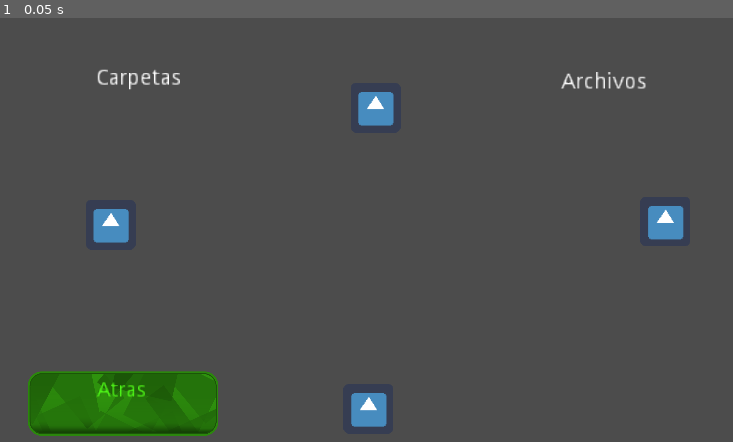
Above: before the commit, frame 1.
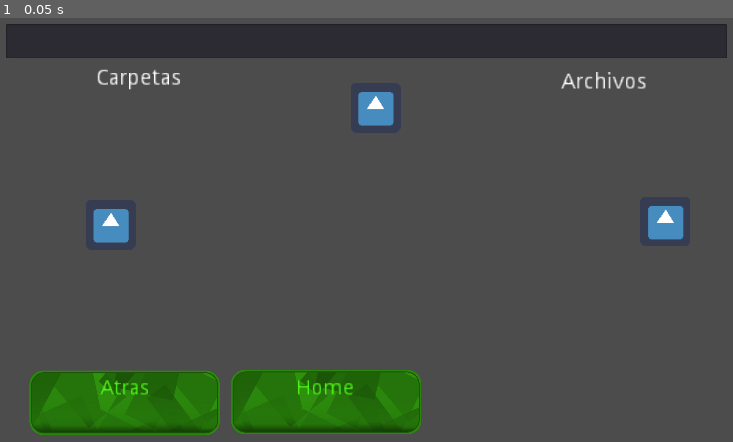
Above: after the commit, the same moment.

Repository: dhigueraf/Reader
Game: Godot game, scene res://Ecenas/Scene.tscn
Two runs of this game, one before a commit and one after it. Both use one fixed random seed, a clock stepped at 60 frames per second and the inputs below. The engine's default icon, where the game draws it, is replaced by a stand-in: a white triangle on a blue panel in a dark square.
Inputs:
- Up to frame 1 (0.05 s): no input

The runs differ from the first frame. In frame 1, 12% of the frame differs, in the area x 0-100%, y 1-99%.

Commit message:
ADD fix back button

Diff:
--- a/Ecenas/Scene.tscn
+++ b/Ecenas/Scene.tscn
@@ -69,35 +69,74 @@
 [node name="VBoxContainer" type="VBoxContainer" parent="CanvasLayer/Controller/ContainerArchivos"]
 alignment = 1
 
-[node name="TextureButton" type="TextureButton" parent="CanvasLayer/Controller"]
+[node name="BtnBack" type="TextureButton" parent="CanvasLayer/Controller"]
 modulate = Color( 0.309804, 0.980392, 0.0901961, 1 )
 anchor_left = 0.059
 anchor_top = 0.763
 anchor_right = 0.297
 anchor_bottom = 0.901
-margin_left = -0.416004
-margin_top = 0.199982
-margin_right = 517.872
-margin_bottom = 176.4
+margin_left = -589.416
+margin_top = -64.8
+margin_right = -71.128
+margin_bottom = 111.4
 rect_scale = Vector2( 0.32, 0.32 )
+rect_pivot_offset = Vector2( 868.75, 93.75 )
 texture_normal = ExtResource( 3 )
 texture_pressed = ExtResource( 4 )
-stretch_mode = 4
 
-[node name="Label" type="Label" parent="CanvasLayer/Controller/TextureButton"]
+[node name="Label" type="Label" parent="CanvasLayer/Controller/BtnBack"]
 anchor_left = 0.033
 anchor_top = 0.12
 anchor_right = 0.97
 anchor_bottom = 0.903
-margin_left = -6.146
-margin_top = -0.0800018
-margin_right = -600.14
-margin_bottom = -168.877
+margin_left = 0.63525
+margin_top = 0.95125
+margin_right = -593.359
+margin_bottom = -168.846
 rect_scale = Vector2( 6, 6 )
 text = "Atras
 "
 align = 1
 valign = 1
+
+[node name="BtnHome" type="TextureButton" parent="CanvasLayer/Controller"]
+modulate = Color( 0.309804, 0.980392, 0.0901961, 1 )
+anchor_left = 0.059
+anchor_top = 0.763
+anchor_right = 0.297
+anchor_bottom = 0.901
+margin_left = -331.416
+margin_top = -65.8
+margin_right = 186.872
+margin_bottom = 110.4
+rect_scale = Vector2( 0.32, 0.32 )
+rect_pivot_offset = Vector2( 868.75, 93.75 )
+texture_normal = ExtResource( 3 )
+texture_pressed = ExtResource( 4 )
+
+[node name="Label" type="Label" parent="CanvasLayer/Controller/BtnHome"]
+anchor_left = 0.033
+anchor_top = 0.12
+anchor_right = 0.97
+anchor_bottom = 0.903
+margin_left = -5.61475
+margin_top = 4.07625
+margin_right = -599.609
+margin_bottom = -165.721
+rect_scale = Vector2( 6, 6 )
+text = "Home
+"
+align = 1
+valign = 1
+
+[node name="FileRute" type="TextEdit" parent="CanvasLayer/Controller"]
+anchor_left = 0.031
+anchor_top = 0.022
+anchor_right = 0.933
+anchor_bottom = 0.095
+margin_left = 0.255999
+margin_top = -0.200001
+margin_right = -0.392029
 
 [node name="Icon" type="Sprite" parent="."]
 position = Vector2( 166, 270 )
@@ -115,4 +154,5 @@
 position = Vector2( 876, 266 )
 texture = ExtResource( 1 )
 
-[connection signal="pressed" from="CanvasLayer/Controller/TextureButton" to="CanvasLayer/Controller" method="_on_TextureButton_pressed"]
+[connection signal="pressed" from="CanvasLayer/Controller/BtnBack" to="CanvasLayer/Controller" method="_on_BtnBack_pressed"]
+[connection signal="pressed" from="CanvasLayer/Controller/BtnHome" to="CanvasLayer/Controller" method="_on_BtnHome_pressed"]
--- a/Scripts/FoldersLoader.gd
+++ b/Scripts/FoldersLoader.gd
@@ -4,6 +4,7 @@
 onready var listoffiles = []
 export var discartednames= [".",".."]
 export var formatsallowed = ["doc","docx","ppt","pptx","xls","xls","odt","pdf","webm","mp4","mkv","png","jpg","jpeg"]
+var history = []
 var basedir =""
 var currentdir = ""
 var previusdir = ""
@@ -11,20 +12,24 @@
 func opendir(dir):
 	previusdir = currentdir
 	currentdir = dir
-
+	history.append(previusdir)
 	cleanContainers()
 	iteratedirectorys(currentdir)
 
+	#print(history)
+
 func openfile(dir,filename):
-	print("dir and name")
-	print(dir)
-	print(filename)
-	OS.shell_open(str("file://", dir + "/" + filename ) )
+	#print("dir and name")
+	#print(dir)
+	#print(filename)
+	#$FileRute.text = str("file://", dir + "/" + filename )
+	$FileRute.text = str(dir + "/" + filename )
+	OS.shell_open(str(dir + "/" + filename ) )
 
 
 func _ready():
 	var path = OS.get_executable_path()
-	print (path)
+	#print (path)
 	basedir = path.get_base_dir() + "/cursos"
 	currentdir = basedir
 	previusdir = basedir
@@ -40,11 +45,11 @@
 		var iteratedname = dir.get_next()
 		while (iteratedname != ""):
 			if dir.current_is_dir():
-				print("Found directory: " + iteratedname)
+				#print("Found directory: " + iteratedname)
 				if not (discartednames.has(iteratedname)):
 					listoffolders.append(iteratedname)
 			else:
-				print("Found file: " + iteratedname)
+				#print("Found file: " + iteratedname)
 				var filearray = iteratedname.split(".")
 				if(formatsallowed.has(filearray[-1])):
 					listoffiles.append(iteratedname)
@@ -57,7 +62,7 @@
 
 
 func generateListOfFolderButtons():
-	print(listoffolders)
+	#print(listoffolders)
 	if (listoffolders.size() > 0):
 		for folder in listoffolders:
 			var btndir = Button.new()
@@ -66,7 +71,7 @@
 			$ContainerCarpetas/VBoxContainer.add_child(btndir)
 
 func generateListOfFilesButtons():
-	print(listoffiles)
+	#print(listoffiles)
 	if (listoffiles.size() > 0):
 		for file in listoffiles:
 			var btndir = Button.new()
@@ -88,12 +93,35 @@
 		$ContainerArchivos/VBoxContainer.remove_child(filchi)
 		#filchi .queque_free()
 
-	print("limpiar")
+	#print("limpiar")
 
 
+func makehistory(tope):
+	var iterator = 0
+	var array= []
+	while( iterator  <  tope ):
+		array.append(history[iterator])
+		iterator += 1
+	return array
 
-func _on_TextureButton_pressed():
-	currentdir = previusdir;
+
+func _on_BtnBack_pressed():
+	print("Histori")
+	print(history)
+
+	if(history.size()  > 0):
+		print("ir atras")
+		currentdir = history[-1]
+		history = makehistory(history.size() - 1)
+		print(history)
+		cleanContainers()
+		iteratedirectorys(currentdir)
+
+
+func _on_BtnHome_pressed():
+	currentdir = basedir;
+
+	history = []
 
 	cleanContainers()
 	iteratedirectorys(currentdir)
